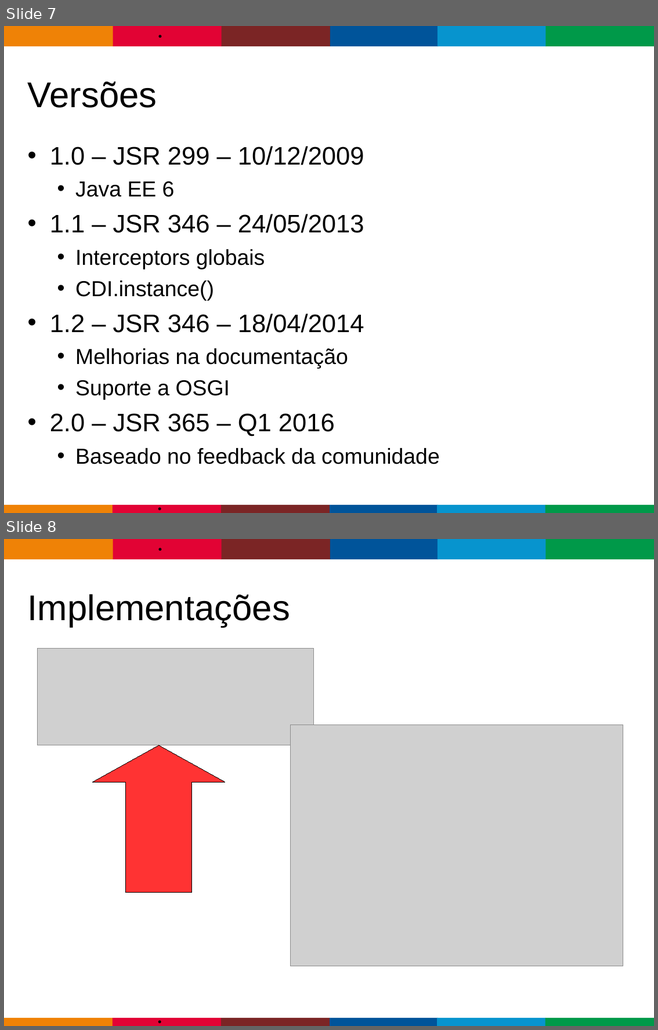
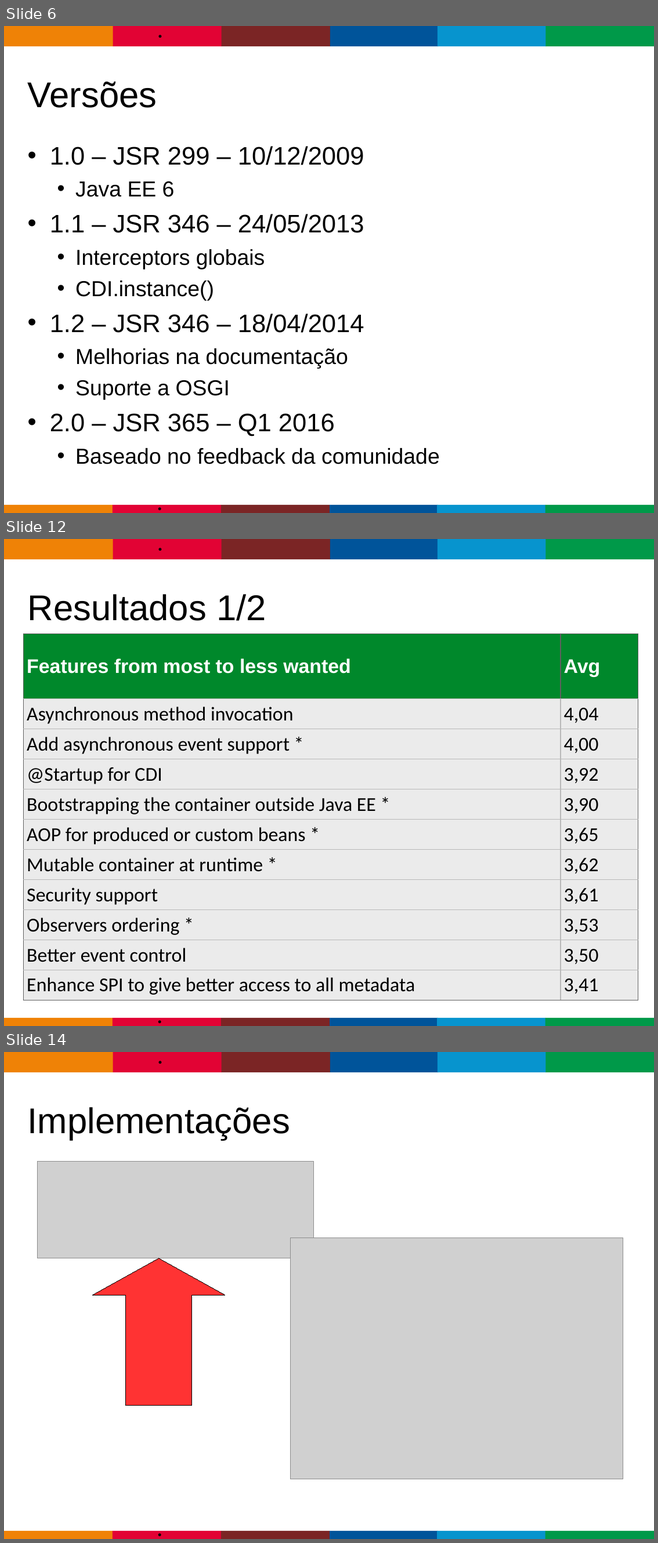
Before and after one commit to gastaldi/talks, a slide deck: CDI/TDC2015/TDC_2015-CDI-2.0.odp. Shown one above the other, each under a label of ours: slides 7 and 8 before the commit, slides 6, 12 and 14 after it; the slides between them are not shown. The pictures are 658x1030 and 658x1543 pixels, drawn with LibreOffice and Linux fonts; fonts in the diff are those of the drawing; grey boxes stand for pictures; background and template pictures are left out. Boxes give left, top, right and bottom in pixels: in the first picture for what was removed or moved away, otherwise in the second. Text is boxed around its words. In the diff, an @@ line names an element or a change of style, - is before the commit and + after.

```diff
--- a/CDI/TDC2015/TDC_2015-CDI-2.0.odp
+++ b/CDI/TDC2015/TDC_2015-CDI-2.0.odp
@@ slide 12 added at (4,539,654,1026), background #FFFFFF; not listed: 13 template elements that a slide beside it also shows @@
@@ title added at (28,594,266,621), 43.7 pt, text #000000 @@
+Resultados 1/2
@@ table added at (24,634,638,1001), 11 rows, 2 columns @@
+Features from most to less wanted | Avg
+Asynchronous method invocation | 4,04
+Add asynchronous event support * | 4,00
+@Startup for CDI | 3,92
+Bootstrapping the container outside Java EE * | 3,90
+AOP for produced or custom beans * | 3,65
+Mutable container at runtime * | 3,62
+Security support | 3,61
+Observers ordering * | 3,53
+Better event control | 3,50
+Enhance SPI to give better access to all metadata | 3,41
@@ what was slide 7 is now slide 6 @@
@@ what was slide 8 is now slide 14 @@
```
Also in this commit, not shown: 5 slides changed, 9 other slides added, 4 slides removed.
